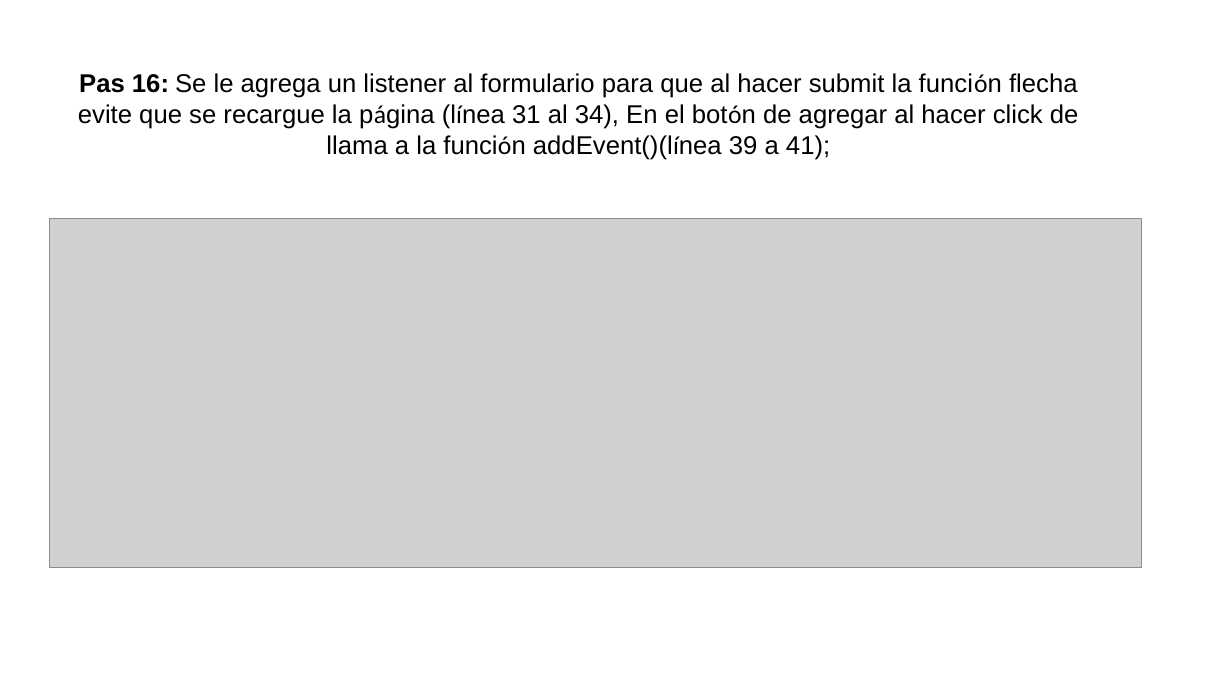
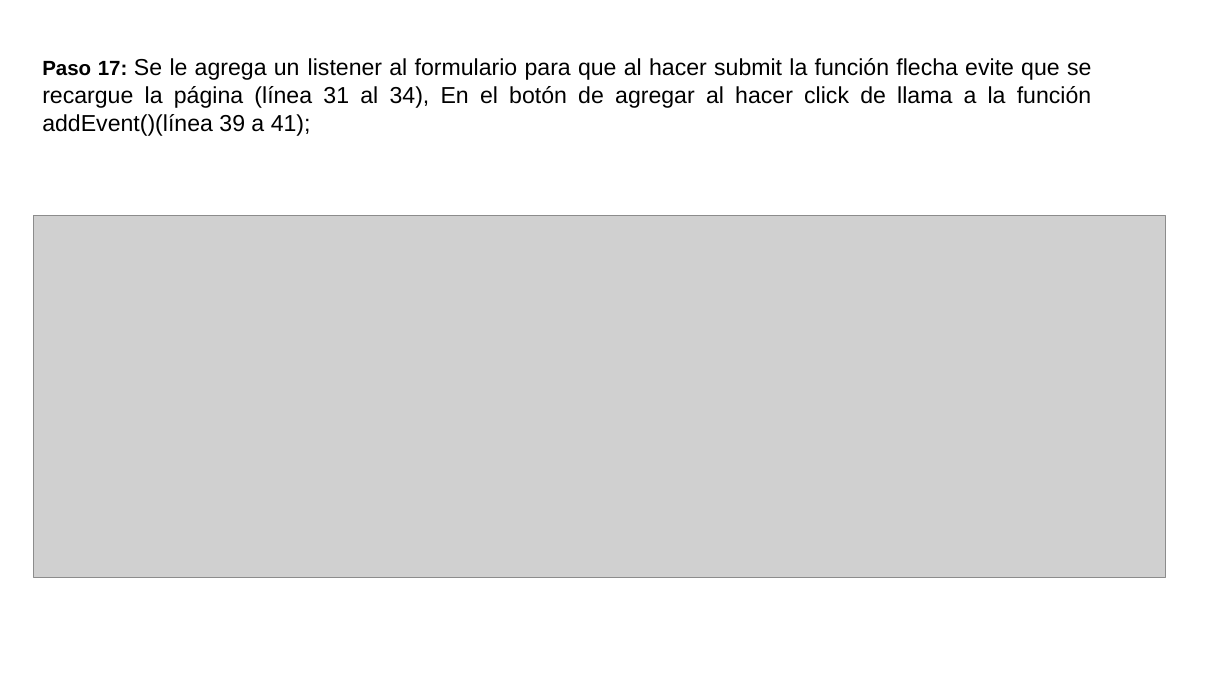
Before and after one commit to ADS02023/eventoDias, a slide deck: slide 26 of DiasEventos.pptx (slide 24 before the commit). Drawn at 1232x693 pixels with LibreOffice and Linux fonts; fonts in the diff are those of the drawing; grey boxes stand for pictures; background and template pictures are left out. Boxes give left, top, right and bottom in pixels: in the first picture for what was removed or moved away, otherwise in the second. Text is boxed around its words. In the diff, an @@ line names an element or a change of style, - is before the commit and + after.

```diff
--- a/DiasEventos.pptx
+++ b/DiasEventos.pptx
@@ text at (42,58,1091,136): text changed; size 20 to 18 pt @@
-Pas 16: Se le agrega un listener al formulario para que al hacer submit la función flecha evite que se recargue la página (línea 31 al 34), En el botón de agregar al hacer click de llama a la función addEvent()(línea 39 a 41);
+Paso 17: Se le agrega un listener al formulario para que al hacer submit la función flecha evite que se recargue la página (línea 31 al 34), En el botón de agregar al hacer click de llama a la función addEvent()(línea 39 a 41);
@@ picture: place and size @@
-picture at (50,219,1142,568)
+picture at (33,215,1165,578)
```
Also in this commit, not shown: 15 other slides changed, 13 slides added, 2 slides removed, 4 other files.
